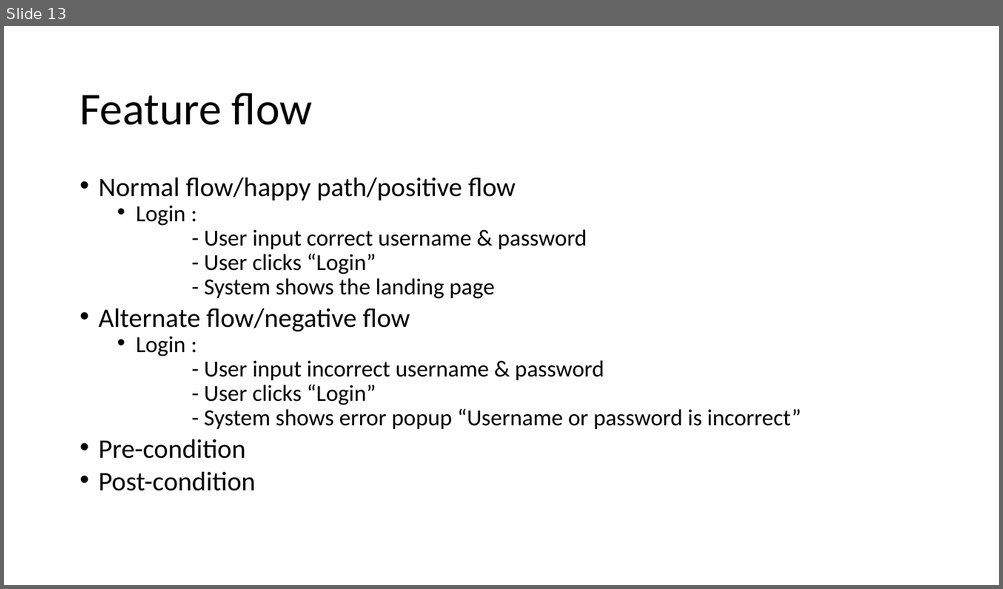
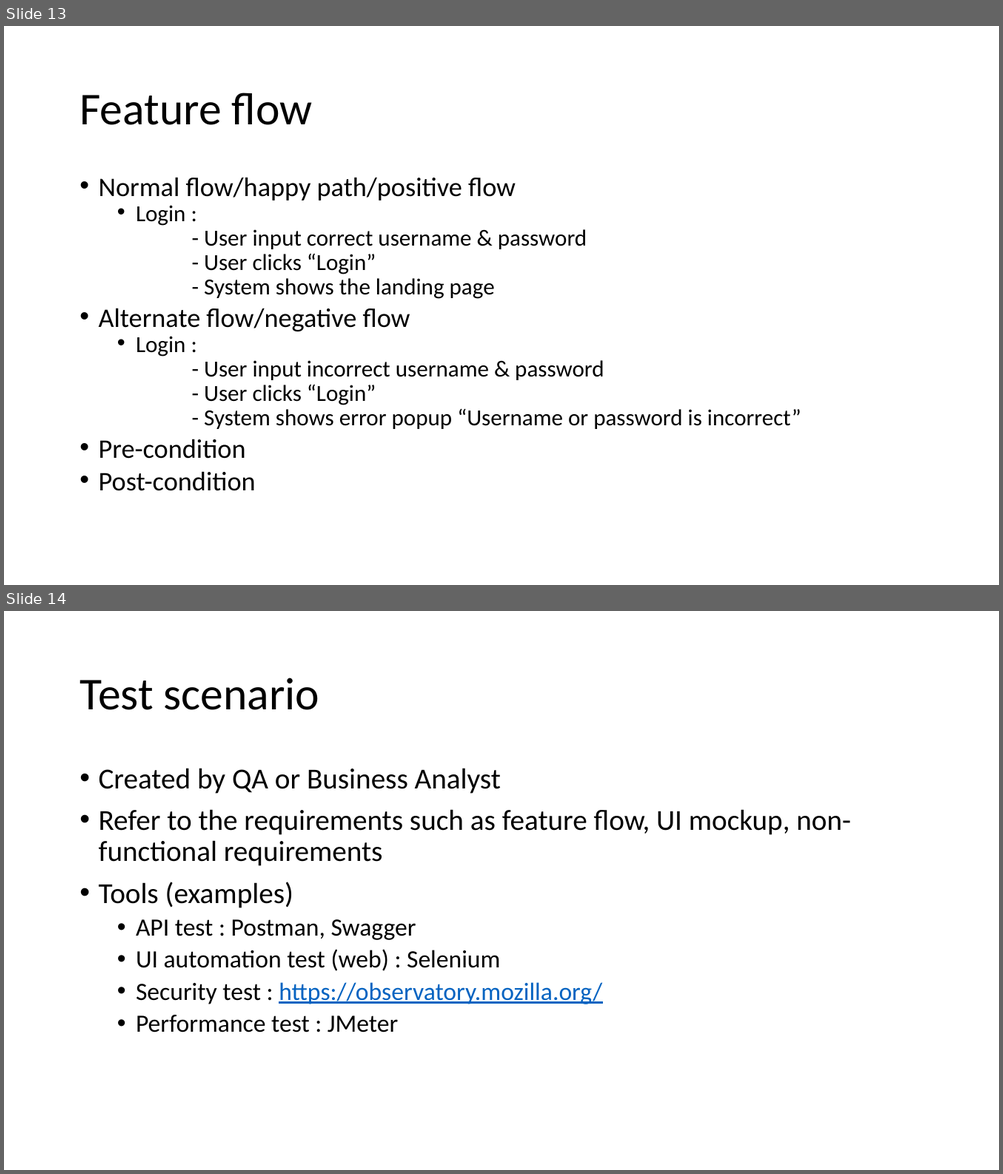
Before and after one commit to oyviktorisa/software-engineering-2023.1, a slide deck: Analisa Kebutuhan Perangkat Lunak.pptx. Shown one above the other, each under a label of ours: slide 13 before the commit, slides 13 and 14 after it. The pictures are 1003x589 and 1003x1174 pixels, drawn with LibreOffice and Linux fonts; fonts in the diff are those of the drawing. Boxes give left, top, right and bottom in pixels: in the first picture for what was removed or moved away, otherwise in the second. Text is boxed around its words. In the diff, an @@ line names an element or a change of style, - is before the commit and + after.

```diff
--- a/Analisa Kebutuhan Perangkat Lunak.pptx
+++ b/Analisa Kebutuhan Perangkat Lunak.pptx
@@ slide 14 added at (4, 611, 999, 1170), background #FFFFFF @@
@@ title added at (79, 678, 320, 710), 44 pt, text #000000 @@
+Test scenario
@@ text added at (99, 768, 851, 1033), 24 pt, text #000000 @@
+• Created by QA or Business Analyst
+• Refer to the requirements such as feature flow, UI mockup, non-functional requirements
+• Tools (examples)
+  • API test : Postman, Swagger
+  • UI automation test (web) : Selenium
+  • Security test : https://observatory.mozilla.org/
+  • Performance test : JMeter
```
Also in this commit, not shown: 2 other slides added, 1 other file.
